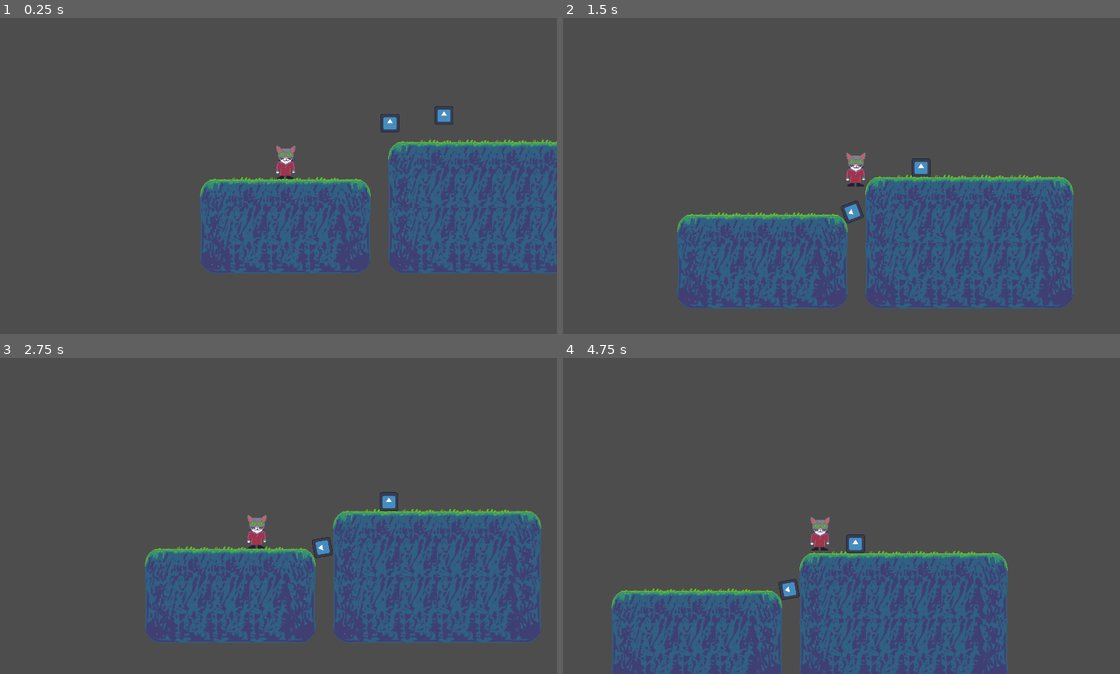
Above: before the commit, frames 1-4 (two rows, left to right).
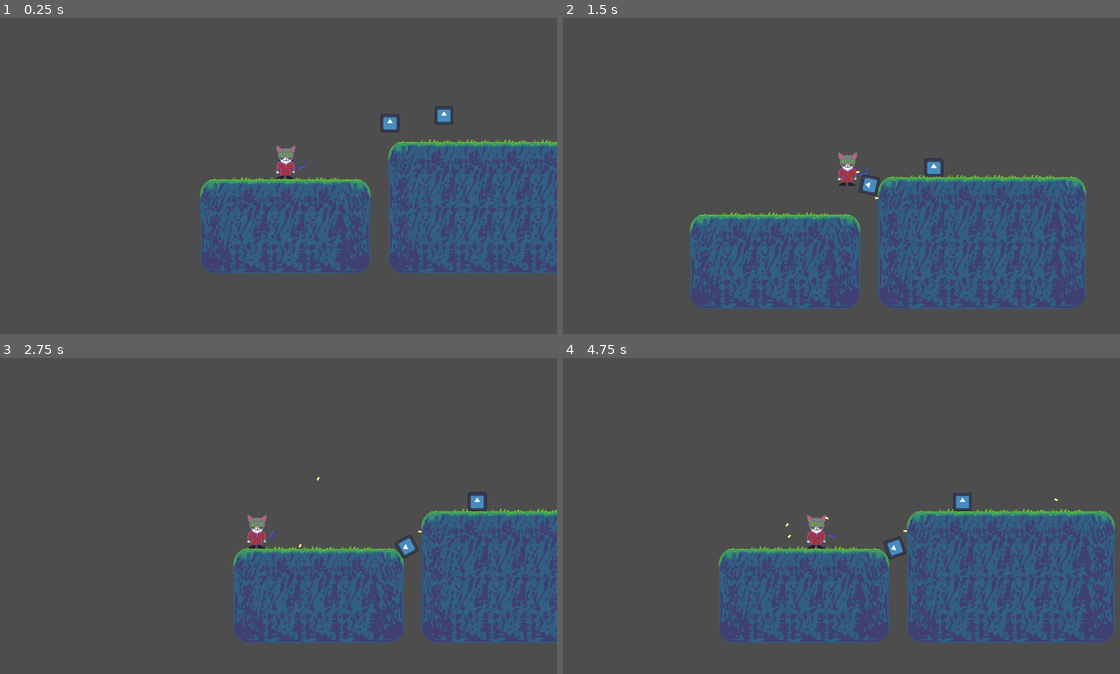
Above: after the commit, the same moments.

Repository: RubenTipparach/anekin-and-baby-cat-adventures
Game: Godot game, scene res://worldo.tscn
Two runs of this game, one before a commit and one after it. Both use one fixed random seed, a clock stepped at 60 frames per second and the inputs below. The engine's default icon, where the game draws it, is replaced by a stand-in: a white triangle on a blue panel in a dark square.
Inputs (mouse positions are in pixels of both pictures, inside the frame that each line leads up to):
- Up to frame 1 (0.25 s): no input
- Up to frame 2 (1.5 s): move the mouse to (964, 160) at 0.52 s; hold D (cat_right) from 0.53 s (still down); click (964, 160) at 0.6 s; tap Space (cat_jump) at 0.77 s; move the mouse to (724, 191) at 1.27 s; click (724, 191) at 1.35 s
- Up to frame 3 (2.75 s): tap Space (cat_jump) at 1.52 s; move the mouse to (328, 446) at 2.02 s; release D (cat_right) at 2.03 s; hold A (cat_left) from 2.03 s (still down); click (328, 446) at 2.1 s
- Up to frame 4 (4.75 s): move the mouse to (808, 579) at 2.77 s; release A (cat_left) at 2.78 s; hold D (cat_right) 2.78-4.28 s; click (808, 579) at 2.85 s; tap Space (cat_jump) at 3.02, 3.77, 4.52 s; move the mouse to (1008, 563) at 3.52 s; click (1008, 563) at 3.6 s; move the mouse to (668, 468) at 4.27 s; hold A (cat_left) from 4.28 s (still down); click (668, 468) at 4.35 s

The runs differ from the first frame. In frame 1, less than 0.1% of the frame differs, in the area x 53-56%, y 45-48%; in frame 2, 12%; in frame 3, 16%; in frame 4, 29%, in the area x 8-100%, y 42-100%.

Commit message:
anakins gun

Diff:
--- /dev/null
+++ b/Prefabs/bullet.tscn
@@ -0,0 +1,26 @@
+[gd_scene load_steps=4 format=3 uid="uid://cwxm4w4txdbk5"]
+
+[ext_resource type="Script" path="res://Scripts/Bullet.gd" id="1_fob8u"]
+[ext_resource type="Texture2D" uid="uid://6jdjbnpctsu1" path="res://bullet.png" id="2_gri76"]
+
+[sub_resource type="CapsuleShape2D" id="CapsuleShape2D_8s6xv"]
+radius = 7.0
+height = 28.0
+
+[node name="Bullet" type="RigidBody2D"]
+position = Vector2(207, -739)
+gravity_scale = 0.0
+script = ExtResource("1_fob8u")
+
+[node name="CollisionShape2D" type="CollisionShape2D" parent="."]
+rotation = 1.5708
+shape = SubResource("CapsuleShape2D_8s6xv")
+
+[node name="Sprite2D" type="Sprite2D" parent="."]
+texture = ExtResource("2_gri76")
+
+[node name="Timer" type="Timer" parent="."]
+wait_time = 5.0
+autostart = true
+
+[connection signal="timeout" from="Timer" to="." method="_on_timer_timeout"]
--- /dev/null
+++ b/Scripts/Bullet.gd
@@ -0,0 +1,18 @@
+extends RigidBody2D
+
+@export var speed = 800.0
+
+var velocityInherit: Vector2
+
+func _ready():
+	$Timer.start()
+
+# Initialize the bullet's direction
+func init(direction):
+	rotation = direction.angle()
+	linear_velocity = Vector2(speed, 0).rotated(direction.angle()) + velocityInherit
+
+# Self-destruct to clean up the scene
+func _on_timer_timeout():
+	print("timeout lol")
+	queue_free()
--- /dev/null
+++ b/Scripts/Gun.gd
@@ -0,0 +1,38 @@
+extends Sprite2D
+
+# Reference to the bullet scene
+var bullet_prefab = preload("res://Prefabs/bullet.tscn")
+
+func _ready():
+	pass
+
+func _process(delta):
+	# Rotate gun to face the mouse cursor
+	var mouse_pos = get_global_mouse_position()
+	var dir_to_mouse = (mouse_pos - global_position).normalized()
+	rotation = dir_to_mouse.angle()
+
+	if(Input.is_action_just_pressed("shoot")):
+		fire()
+
+#func _input(event):
+#	if event is InputEventMouseButton:
+#		if event.button_index == 0 and event.pressed:
+#			# Fire bullet
+#			fire()
+
+
+
+func fire():
+	# Create a bullet instance
+	var bullet = bullet_prefab.instantiate()
+	bullet.velocityInherit = get_parent().velocity
+
+	print("anakin shot lol.")
+	# Initialize the bullet
+	var spawn_point = $BulletSpawnPoint.global_position
+	bullet.global_position = spawn_point
+	bullet.init((get_global_mouse_position() - spawn_point).normalized())
+
+	# Add bullet to the scene
+	get_tree().current_scene.add_child(bullet)
--- a/project.godot
+++ b/project.godot
@@ -41,3 +41,8 @@
 "events": [Object(InputEventKey,"resource_local_to_scene":false,"resource_name":"","device":-1,"window_id":0,"alt_pressed":false,"shift_pressed":false,"ctrl_pressed":false,"meta_pressed":false,"pressed":false,"keycode":0,"physical_keycode":32,"key_label":0,"unicode":32,"echo":false,"script":null)
 ]
 }
+shoot={
+"deadzone": 0.5,
+"events": [Object(InputEventMouseButton,"resource_local_to_scene":false,"resource_name":"","device":-1,"window_id":0,"alt_pressed":false,"shift_pressed":false,"ctrl_pressed":false,"meta_pressed":false,"button_mask":1,"position":Vector2(389, 40),"global_position":Vector2(397, 124),"factor":1.0,"button_index":1,"canceled":false,"pressed":true,"double_click":false,"script":null)
+]
+}
--- a/worldo.tscn
+++ b/worldo.tscn
@@ -1,10 +1,12 @@
-[gd_scene load_steps=8 format=3 uid="uid://d2t55ajt2ugni"]
+[gd_scene load_steps=10 format=3 uid="uid://d2t55ajt2ugni"]
 
-[ext_resource type="Script" path="res://CatCamera.gd" id="1_7gp6i"]
 [ext_resource type="TileSet" uid="uid://co7y5y7th2uew" path="res://anakin_tiels.tres" id="2_44ar8"]
 [ext_resource type="Texture2D" uid="uid://pd6vncmfjkpy" path="res://icon.svg" id="2_144n0"]
 [ext_resource type="Texture2D" uid="uid://daq5bbt6xrvrc" path="res://anakin_man.png" id="3_doh7y"]
-[ext_resource type="Script" path="res://PlayerCat.gd" id="3_w7ma1"]
+[ext_resource type="Script" path="res://Scripts/PlayerCat.gd" id="3_v44t1"]
+[ext_resource type="Script" path="res://Scripts/CatCamera.gd" id="5_l060g"]
+[ext_resource type="Texture2D" uid="uid://dkv614rxm2e1x" path="res://gun.png" id="5_ngwyw"]
+[ext_resource type="Script" path="res://Scripts/Gun.gd" id="6_3pu7a"]
 
 [sub_resource type="RectangleShape2D" id="RectangleShape2D_jun5f"]
 size = Vector2(138, 132)
@@ -52,7 +54,7 @@
 floor_max_angle = 1.22173
 floor_snap_length = 2.0
 platform_floor_layers = 4193581761
-script = ExtResource("3_w7ma1")
+script = ExtResource("3_v44t1")
 speed = 40000
 jump_strength = -1000
 gravity = 2000
@@ -65,12 +67,18 @@
 scale = Vector2(7.43, 8.67)
 shape = SubResource("RectangleShape2D_gk8gy")
 
-[node name="Node2D" type="Node2D" parent="."]
+[node name="Gun" type="Sprite2D" parent="Anekin_CAT"]
+position = Vector2(108, 33)
+scale = Vector2(3, 3)
+texture = ExtResource("5_ngwyw")
+script = ExtResource("6_3pu7a")
+
+[node name="BulletSpawnPoint" type="Node2D" parent="Anekin_CAT/Gun"]
 
 [node name="Camera2D" type="Camera2D" parent="." node_paths=PackedStringArray("player")]
 position = Vector2(464, -546)
 zoom = Vector2(0.5, 0.5)
-script = ExtResource("1_7gp6i")
+script = ExtResource("5_l060g")
 player = NodePath("../Anekin_CAT")
 deadzone = Vector2(100, 100)
 followSpeed = 20.0
Renamed: CatCamera.gd -> Scripts/CatCamera.gd
Renamed: Player.gd -> Scripts/Player.gd
Renamed: PlayerCat.gd -> Scripts/PlayerCat.gd
Binary file added: bullet.aseprite
Binary file added: bullet.png
Not shown, added: bullet.png.import
Binary file added: gun.aseprite
Binary file added: gun.png
Not shown, added: gun.png.import
